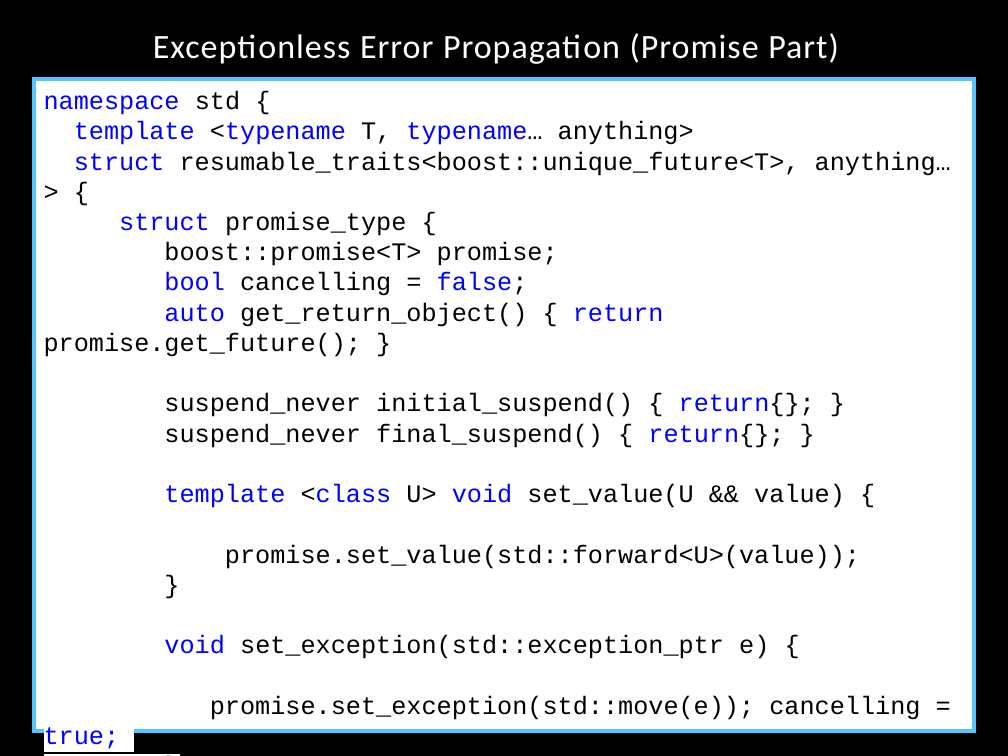
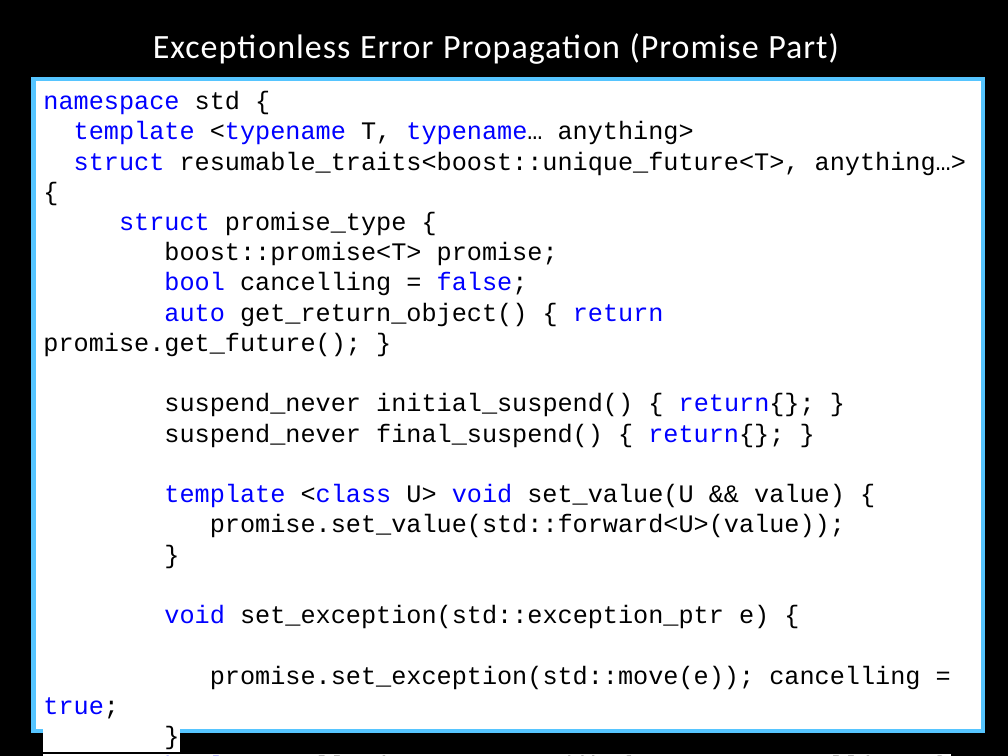
Before and after one commit to GorNishanov/await, a slide deck: slide 39 of Stackless Resumable Functions - Gor Nishanov - CppCon 2014.pptx (slide 38 before the commit). Drawn at 1008x756 pixels with LibreOffice and Linux fonts; fonts in the diff are those of the drawing; background and template pictures are left out. Boxes give left, top, right and bottom in pixels: in the first picture for what was removed or moved away, otherwise in the second. Text is boxed around its words. In the diff, an @@ line names an element or a change of style, - is before the commit and + after.

```diff
--- a/Stackless Resumable Functions - Gor Nishanov - CppCon 2014.pptx
+++ b/Stackless Resumable Functions - Gor Nishanov - CppCon 2014.pptx
@@ rectangle "namespace std {": place and size @@
-rectangle "namespace std {" at [33, 80, 974, 731]
+rectangle "namespace std {" at [33, 80, 983, 731]
@@ text in rectangle at [164, 484, 845, 538]: text changed @@
-template <class U> void set_value(U && value) {
-promise.set_value(std::forward<U>(value));
+template <class U> void set_value(U && value) {
+promise.set_value(std::forward<U>(value));
@@ text in rectangle at [43, 605, 920, 719]: text colour #0000FF to #000000 in "true;" @@
@@ page number at [812, 706, 882, 736]: text changed @@
-38
+39
```
Also in this commit, not shown: 13 other slides changed, 1 other file.
